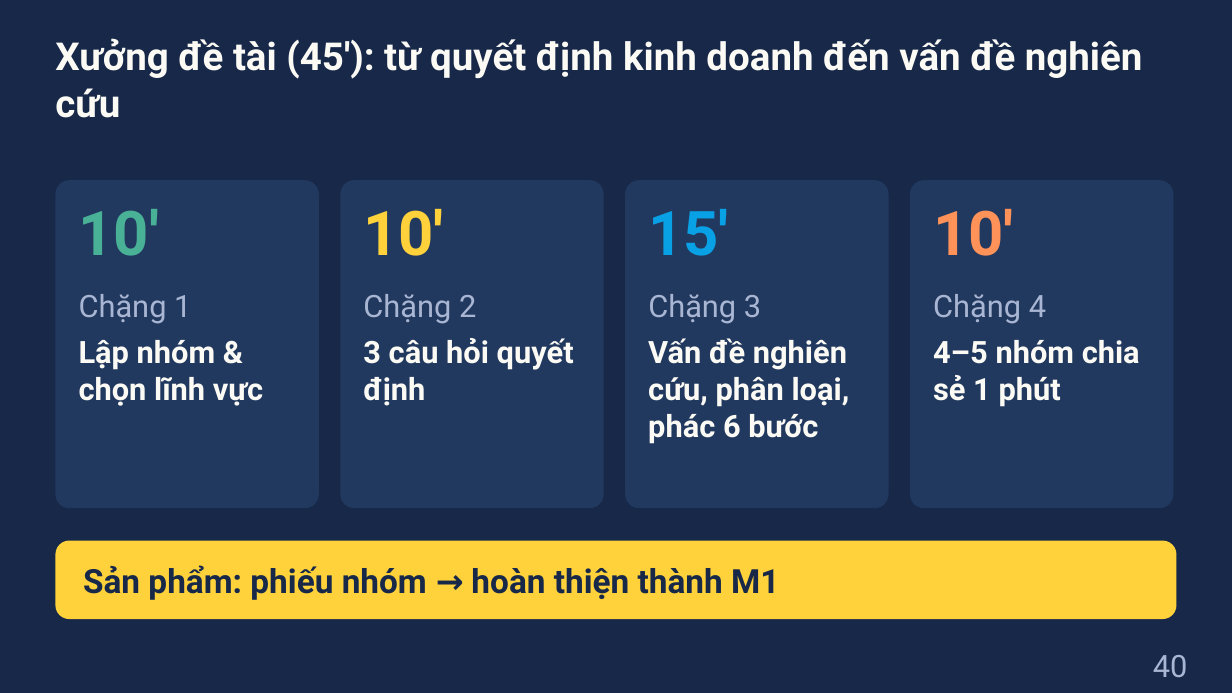
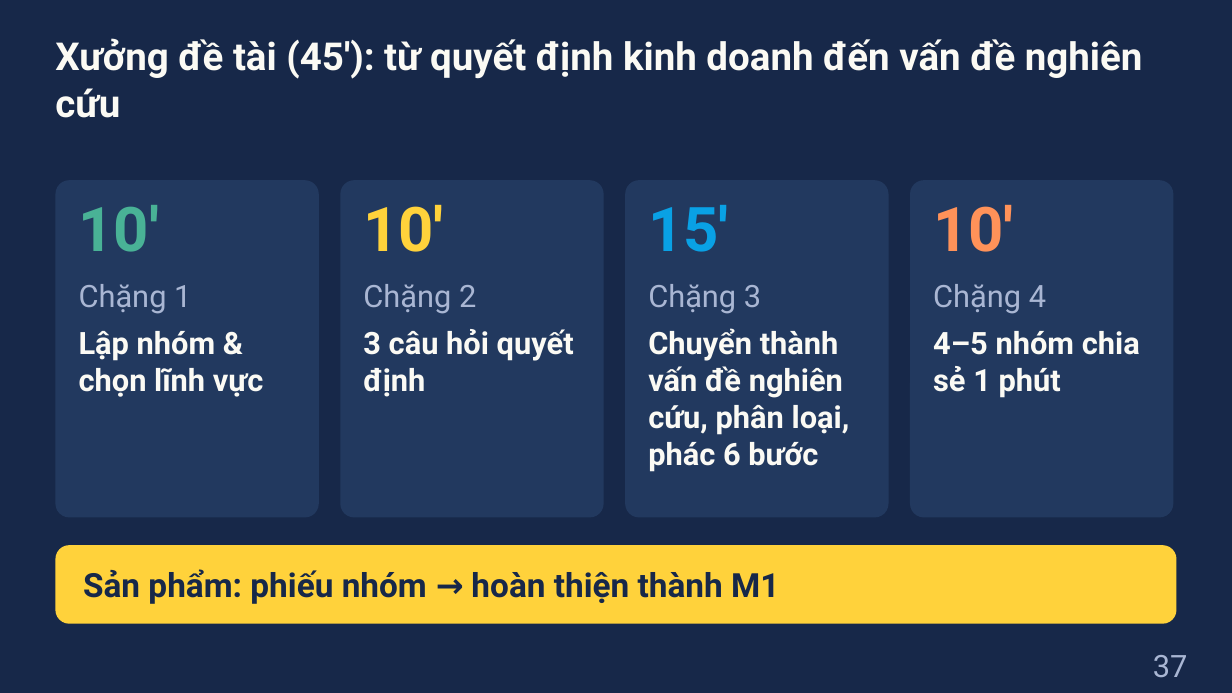
Before and after one commit to dnbaoquyen/academic-pptx-skill, a slide deck: slide 37 of courses/MKT1107/lessons/W1_slides.pptx (slide 40 before the commit). Drawn at 1232x693 pixels with LibreOffice and Linux fonts; fonts in the diff are those of the drawing. Boxes give left, top, right and bottom in pixels: in the first picture for what was removed or moved away, otherwise in the second. Text is boxed around its words. In the diff, an @@ line names an element or a change of style, - is before the commit and + after.

```diff
--- a/courses/MKT1107/lessons/W1_slides.pptx
+++ b/courses/MKT1107/lessons/W1_slides.pptx
@@ rounded rectangle: place and size @@
-rounded rectangle at bbox=[55, 180, 319, 508]
+rounded rectangle at bbox=[55, 180, 319, 518]
@@ text "10'": place and size @@
-text "10'" at bbox=[79, 209, 160, 256]
+text "10'" at bbox=[79, 205, 160, 252]
@@ rounded rectangle: place and size @@
-rounded rectangle at bbox=[340, 180, 604, 508]
+rounded rectangle at bbox=[340, 180, 604, 518]
@@ text "10'": place and size @@
-text "10'" at bbox=[363, 208, 444, 256]
+text "10'" at bbox=[363, 204, 444, 252]
@@ rounded rectangle: place and size @@
-rounded rectangle at bbox=[626, 180, 889, 508]
+rounded rectangle at bbox=[626, 180, 889, 518]
@@ text "15'": place and size @@
-text "15'" at bbox=[648, 209, 729, 256]
+text "15'" at bbox=[648, 205, 729, 252]
@@ rounded rectangle: place and size @@
-rounded rectangle at bbox=[910, 180, 1174, 508]
+rounded rectangle at bbox=[910, 180, 1174, 518]
@@ text "10'": place and size @@
-text "10'" at bbox=[933, 208, 1014, 256]
+text "10'" at bbox=[933, 204, 1014, 252]
@@ 4 texts: place and size @@
-4 texts at bbox=[79, 294, 1046, 324]
+4 texts at bbox=[79, 284, 1046, 314]
@@ text "Lập nhóm & chọn lĩnh ...": place and size @@
-text "Lập nhóm & chọn lĩnh ..." at bbox=[79, 340, 263, 406]
+text "Lập nhóm & chọn lĩnh ..." at bbox=[79, 331, 263, 397]
@@ text "3 câu hỏi quyết định": place and size @@
-text "3 câu hỏi quyết định" at bbox=[363, 338, 574, 406]
+text "3 câu hỏi quyết định" at bbox=[363, 329, 574, 397]
@@ text at bbox=[648, 328, 850, 472]: text changed @@
-Vấn đề nghiên cứu, phân loại, phác 6 bước
+Chuyển thành vấn đề nghiên cứu, phân loại, phác 6 bước
@@ text "4–5 nhóm chia sẻ 1 ...": place and size @@
-text "4–5 nhóm chia sẻ 1 ..." at bbox=[933, 340, 1140, 407]
+text "4–5 nhóm chia sẻ 1 ..." at bbox=[933, 331, 1140, 398]
@@ rounded rectangle: place and size @@
-rounded rectangle at bbox=[55, 541, 1177, 619]
+rounded rectangle at bbox=[55, 545, 1177, 624]
@@ text "Sản phẩm: phiếu nhóm → ...": place and size @@
-text "Sản phẩm: phiếu nhóm → ..." at bbox=[83, 565, 779, 600]
+text "Sản phẩm: phiếu nhóm → ..." at bbox=[83, 569, 779, 604]
@@ page number at bbox=[1153, 655, 1188, 677]: text changed @@
-40
+37
```
Also in this commit, not shown: 29 other slides changed, 7 slides added, 9 slides removed, 4 other files.
